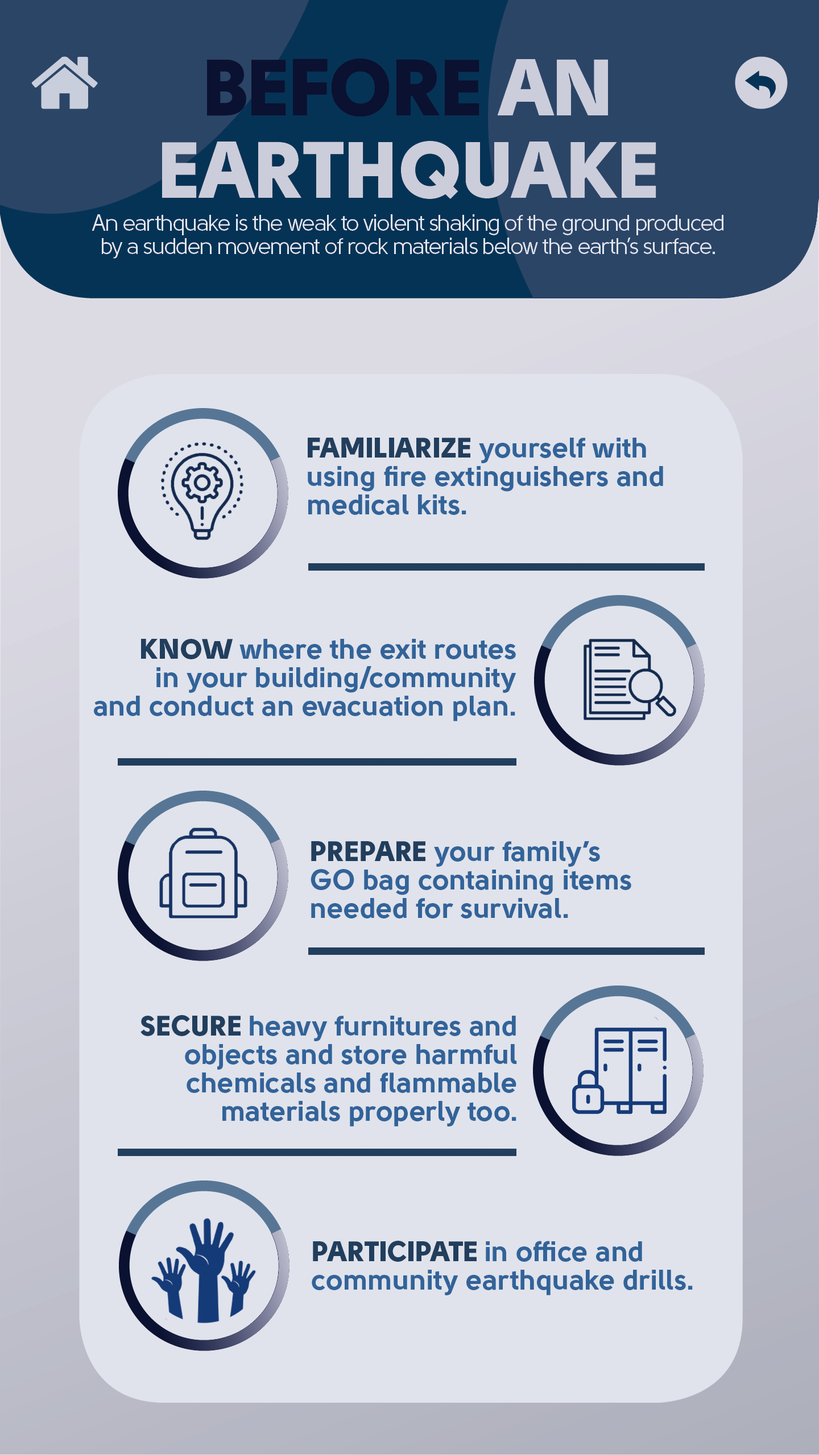
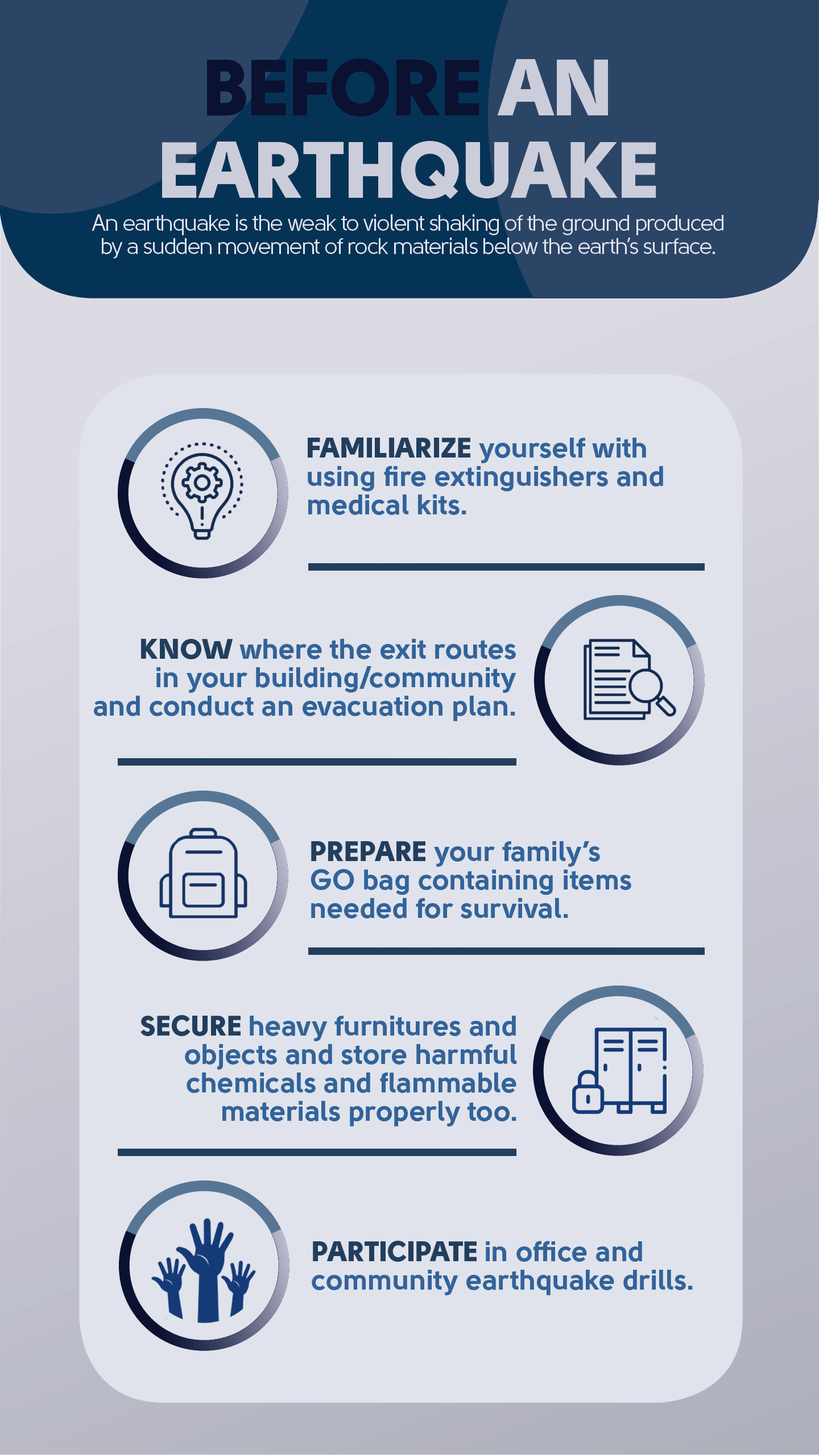
Two versions of the same layered image (819×1455). Layer-by-layer changes:
hid "home" over box(31, 56, 98, 110)
hid "back" over box(734, 56, 788, 110)
